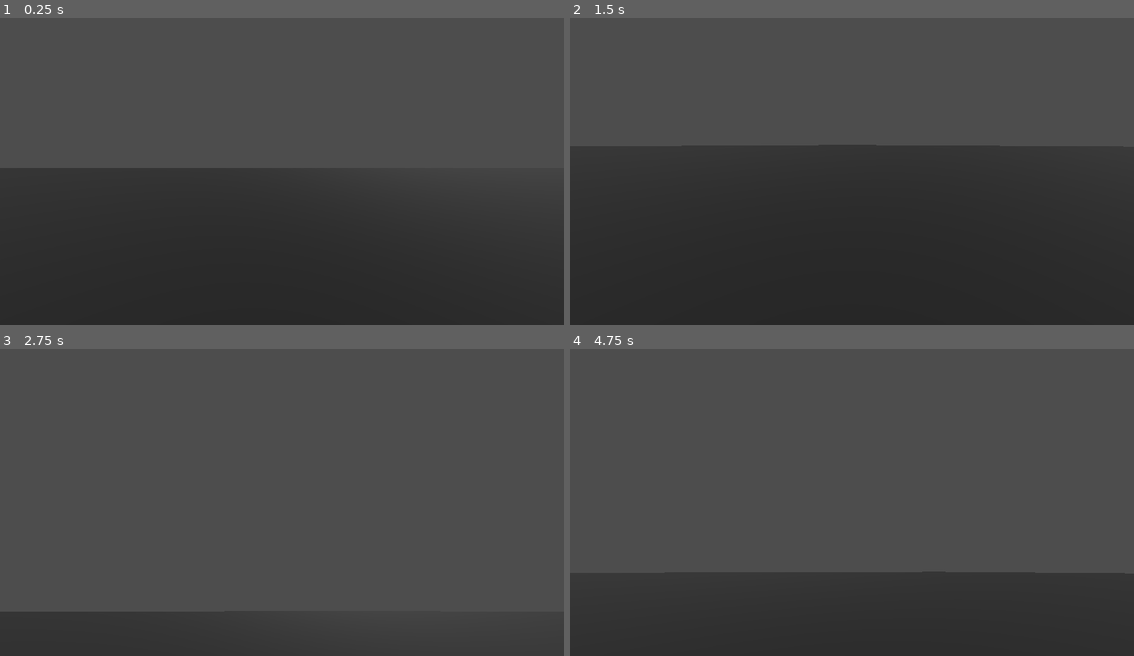
Above: before the commit, frames 1-4 (two rows, left to right).
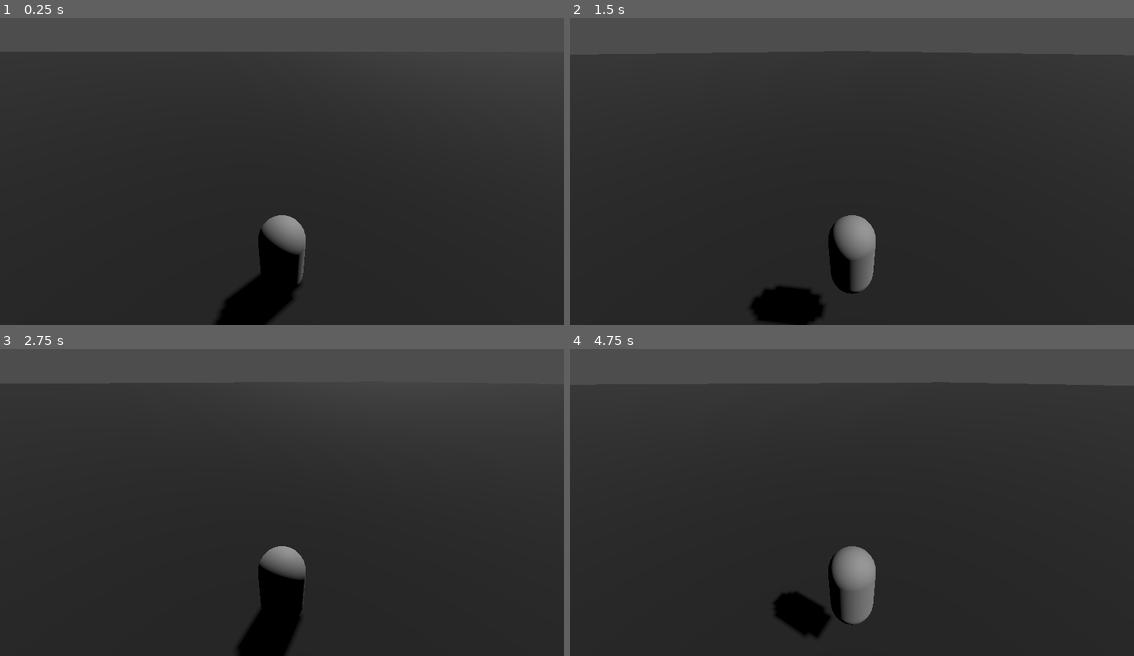
Above: after the commit, the same moments.

Repository: Knight-XAura/Illuminated-Ruler
Game: Godot game, scene res://world.tscn
Two runs of this game, one before a commit and one after it. Both use one fixed random seed, a clock stepped at 60 frames per second and the inputs below. The project has no main scene, so this scene is started directly.
Inputs (mouse positions are in pixels of both pictures, inside the frame that each line leads up to):
- Up to frame 1 (0.25 s): no input
- Up to frame 2 (1.5 s): tap Enter at 0.5 s; move the mouse to (976, 150) at 0.52 s; hold D (move_right) 0.53-1.28 s; tap Space (jump) at 0.77, 1.25 s; move the mouse to (739, 183) at 1.27 s; hold S (move_backward) from 1.28 s (still down)
- Up to frame 3 (2.75 s): tap Space (jump) at 1.52 s; move the mouse to (338, 428) at 2.02 s; release S (move_backward) at 2.03 s; hold D (move_right) from 2.03 s (still down)
- Up to frame 4 (4.75 s): tap Enter at 2.75 s; move the mouse to (823, 560) at 2.77 s; release D (move_right) at 2.78 s; hold W (move_forward) 2.78-3.53 s; tap Space (jump) at 3.02, 3.5, 3.77, 4.52 s; move the mouse to (1021, 545) at 3.52 s; hold A (move_left) from 3.53 s (still down); move the mouse to (682, 450) at 4.27 s

The runs differ from the first frame. In frame 1, 31% of the frame differs, in the area x 0-100%, y 11-100%; in frame 2, 29%; in frame 3, 66%; in frame 4, 59%.

Commit message:
change to 3rd person

Diff:
--- a/Character.tscn
+++ b/Character.tscn
@@ -1,6 +1,8 @@
-[gd_scene load_steps=3 format=3 uid="uid://ddgbqkgwma0mn"]
+[gd_scene load_steps=4 format=3 uid="uid://ddgbqkgwma0mn"]
 
 [ext_resource type="Script" path="res://CharacterBody3D.gd" id="1_jux0m"]
+
+[sub_resource type="CapsuleMesh" id="CapsuleMesh_h52jx"]
 
 [sub_resource type="CapsuleShape3D" id="CapsuleShape3D_pl26n"]
 
@@ -8,8 +10,12 @@
 script = ExtResource("1_jux0m")
 
 [node name="Camera3D" type="Camera3D" parent="."]
-transform = Transform3D(1, 0, 0, 0, 1, 0, 0, 0, 1, 2.08165e-12, 1.5, 2.08165e-12)
+transform = Transform3D(1, -5.2318e-16, 3.02058e-16, 3.02058e-16, 0.866025, 0.5, -5.2318e-16, -0.5, 0.866025, 2.08165e-12, 5, 3)
 current = true
+
+[node name="MeshInstance3D" type="MeshInstance3D" parent="."]
+transform = Transform3D(1, 0, 0, 0, 1, 0, 0, 0, 1, 2.08165e-12, 1, 2.08165e-12)
+mesh = SubResource("CapsuleMesh_h52jx")
 
 [node name="CollisionShape3D" type="CollisionShape3D" parent="."]
 transform = Transform3D(1, 0, 0, 0, 1, 0, 0, 0, 1, 2.08165e-12, 1, 2.08165e-12)
--- a/CharacterBody3D.gd
+++ b/CharacterBody3D.gd
@@ -1,6 +1,4 @@
 extends CharacterBody3D
-
-@onready var camera_3d: Camera3D = $Camera3D
 
 
 var mouse_delta: Vector2
@@ -28,7 +26,6 @@
 		velocity.y = JUMP_VELOCITY
 
 	mouse_delta *= LOOK_SPEED * delta
-	camera_3d.rotation_degrees.x = clamp(camera_3d.rotation_degrees.x - mouse_delta.y, MIN_LOOK, MAX_LOOK)
 	rotation_degrees.y -= mouse_delta.x
 
 	var input_dir := Input.get_vector("move_left", "move_right", "move_forward", "move_backward")
